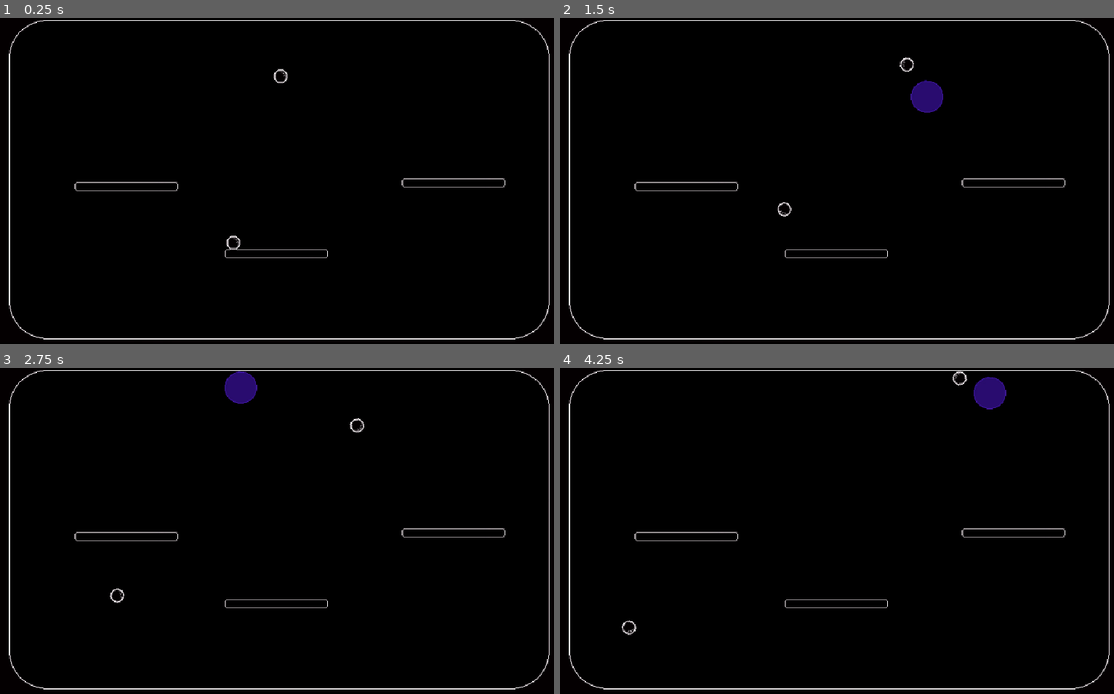
Above: before the commit, frames 1-4 (two rows, left to right).
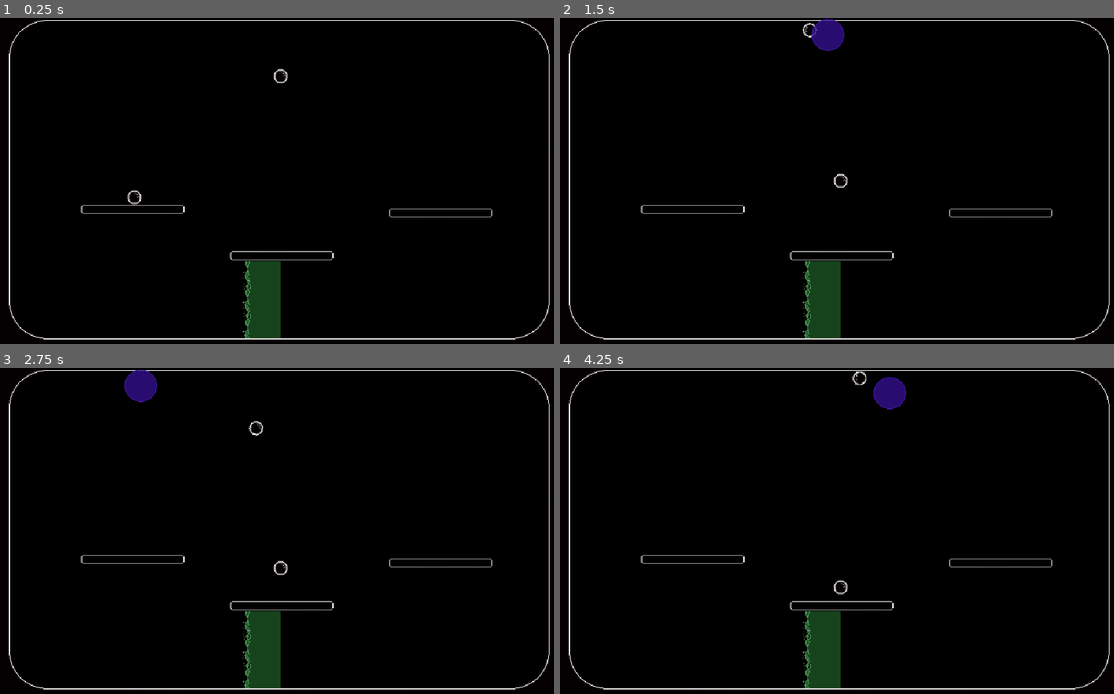
Above: after the commit, the same moments.

Repository: kyleyoung1121/BubbleBall
Game: Godot game, scene res://scenes & scripts/gameplay.tscn
The game is run twice, just before and just after one commit, with the same random seed, the same clock (stepped at 60 frames per second) and the same inputs.
Inputs:
- Up to frame 1 (0.25 s): no input
- Up to frame 2 (1.5 s): hold D (move_right) 0.53-1.28 s; tap Space (jump) at 0.6, 0.77, 1.07, 1.35 s; hold A (move_left) from 1.28 s (still down)
- Up to frame 3 (2.75 s): tap Space (jump) at 1.52, 1.82, 2.1 s; release A (move_left) at 2.03 s; hold D (move_right) from 2.03 s (still down)
- Up to frame 4 (4.25 s): tap Space (jump) at 2.85, 3.02, 3.32, 3.6, 3.77, 4.07 s; release D (move_right) at 3.53 s; hold A (move_left) from 3.53 s (still down)

The runs differ from the first frame. In frame 1, 2.3% of the frame differs, in the area x 13-92%, y 49-99%; in frame 2, 3.3%; in frame 3, 3.3%; in frame 4, 3.3%, in the area x 11-92%, y 0-99%.

Commit message:
Added Goals & Collision Layers

Diff:
--- a/project.godot
+++ b/project.godot
@@ -16,7 +16,7 @@
 
 [autoload]
 
-BubbleManager="*res://scenes & scripts/bubble_manager.gd"
+BubbleManager="*res://scenes & scripts/global/bubble_manager.gd"
 
 [display]
 
@@ -55,6 +55,14 @@
 ]
 }
 
+[layer_names]
+
+2d_physics/layer_1="TeamOne"
+2d_physics/layer_2="TeamTwo"
+2d_physics/layer_3="Ball"
+2d_physics/layer_4="Map"
+2d_physics/layer_5="Goal"
+
 [physics]
 
 2d/default_gravity=300.0
--- a/scenes & scripts/Player.gd
+++ b/scenes & scripts/Player.gd
@@ -9,6 +9,9 @@
 const DRAFT = -0.75
 const MAX_SPEED_X = 200.0
 const MAX_SPEED_Y = 300.0
+
+
+var team_name = 1
 
 
 func _physics_process(delta):
@@ -43,5 +46,6 @@
 func summon_bubble():
 	var bubble_instance = BUBBLE_SCENE.instantiate()
 	bubble_instance.position = self.position  # Set the bubble's position to the player's position
+	bubble_instance.set_team(team_name)
 	get_parent().add_child(bubble_instance)  # Add the bubble to the scene tree
 	BubbleManager.set_current_bubble(bubble_instance)
--- /dev/null
+++ b/scenes & scripts/ball.gd
@@ -0,0 +1,30 @@
+extends RigidBody2D
+
+
+signal goal_scored(team)
+
+
+func _ready():
+	set_contact_monitor(true)  # Enable contact monitoring
+	set_max_contacts_reported(5)
+
+
+
+func _process(delta):
+	var colliding_bodies = get_colliding_bodies()
+
+	for body in colliding_bodies:
+		if body.is_in_group("goal"):
+			var goal_node = body
+
+			# Assuming the goal has a method to get its team name
+			var team_name = goal_node.get_team_name()
+
+			# Print which goal was scored on
+			print("Ball scored on goal of team: ", team_name)
+
+			# Emit a signal with the team number
+			if team_name == 1:
+				emit_signal("goal_scored", 1)
+			elif team_name == 2:
+				emit_signal("goal_scored", 2)
--- a/scenes & scripts/ball.tscn
+++ b/scenes & scripts/ball.tscn
@@ -1,6 +1,7 @@
-[gd_scene load_steps=4 format=3 uid="uid://bf8cqxd6j6rof"]
+[gd_scene load_steps=5 format=3 uid="uid://bf8cqxd6j6rof"]
 
 [ext_resource type="Texture2D" uid="uid://crxsbserfg7oi" path="res://assets/sprites/basic_ball.png" id="1_cykut"]
+[ext_resource type="Script" path="res://scenes & scripts/ball.gd" id="1_npjng"]
 
 [sub_resource type="PhysicsMaterial" id="PhysicsMaterial_kt8fs"]
 friction = 0.8
@@ -12,6 +13,7 @@
 position = Vector2(323, 55)
 mass = 0.1
 physics_material_override = SubResource("PhysicsMaterial_kt8fs")
+script = ExtResource("1_npjng")
 metadata/_edit_group_ = true
 
 [node name="CollisionShape2D" type="CollisionShape2D" parent="." groups=["ball"]]
--- a/scenes & scripts/bubble.gd
+++ b/scenes & scripts/bubble.gd
@@ -1,10 +1,16 @@
 extends Node2D
+
 
 # Signal to emit when the bubble should apply an impulse to the ball
 signal exploded
 
+
 # Define the impulse to apply to the ball
 const IMPULSE = 30.0
+
+
+var team_name = null
+
 
 func _on_body_entered(body):
 	if body.is_in_group("ball"):
@@ -13,4 +19,16 @@
 		# Apply impulse to the ball
 		body.apply_central_impulse(direction * IMPULSE)
 		# Remove the bubble from the scene
-		queue_free()
+	queue_free()
+
+
+func set_team(given_team):
+	team_name = given_team
+	if given_team == 1:
+		$Area2D.collision_layer = 0b00000001  # Layer 1 (Team 1)
+		$Area2D.collision_mask = 0b00000110  # Collide with Layer 2 & 3 (Team 2 & Ball)
+	elif given_team == 2:
+		$Area2D.collision_layer = 0b00000010  # Layer 2 (Team 2)
+		$Area2D.collision_mask = 0b00000101  # Collide with Layer 1 (Team 1 & Ball)
+	else:
+		print("Bubble: Invalid team number")
--- a/scenes & scripts/bubble.tscn
+++ b/scenes & scripts/bubble.tscn
@@ -13,6 +13,8 @@
 texture = ExtResource("2_08s7j")
 
 [node name="Area2D" type="Area2D" parent="."]
+collision_layer = 0
+collision_mask = 4
 
 [node name="CollisionShape2D" type="CollisionShape2D" parent="Area2D"]
 scale = Vector2(1.685, 1.685)
--- a/scenes & scripts/gameplay.tscn
+++ b/scenes & scripts/gameplay.tscn
@@ -1,19 +1,18 @@
-[gd_scene load_steps=10 format=3 uid="uid://bkaskjofg0e42"]
+[gd_scene load_steps=11 format=3 uid="uid://bkaskjofg0e42"]
 
 [ext_resource type="Script" path="res://scenes & scripts/gameplay.gd" id="1_wjm3a"]
 [ext_resource type="Texture2D" uid="uid://cnf2eiyqjveif" path="res://assets/sprites/basic_platform.png" id="2_g4s13"]
+[ext_resource type="PackedScene" uid="uid://cv7gh6sgss3m" path="res://scenes & scripts/platform.tscn" id="2_uwxlj"]
 [ext_resource type="Texture2D" uid="uid://dyjxtoj7clmvb" path="res://assets/sprites/basic_border.png" id="3_m5bcj"]
-[ext_resource type="Texture2D" uid="uid://crxsbserfg7oi" path="res://assets/sprites/basic_ball.png" id="3_ryj0y"]
 [ext_resource type="PackedScene" uid="uid://bf8cqxd6j6rof" path="res://scenes & scripts/ball.tscn" id="4_0fchy"]
-[ext_resource type="Script" path="res://scenes & scripts/Player.gd" id="5_r4plt"]
+[ext_resource type="PackedScene" uid="uid://6mytvone5yik" path="res://scenes & scripts/player.tscn" id="5_52syx"]
+[ext_resource type="PackedScene" uid="uid://ceeixme1jgg1c" path="res://scenes & scripts/goal.tscn" id="7_m1xtc"]
+[ext_resource type="Texture2D" uid="uid://ryuqaupmt72j" path="res://assets/sprites/basic_green_goal.png" id="8_lk5ge"]
 
-[sub_resource type="RectangleShape2D" id="RectangleShape2D_uyt2j"]
-size = Vector2(20.1257, 18.7264)
+[sub_resource type="RectangleShape2D" id="RectangleShape2D_jc2qs"]
 
-[sub_resource type="PhysicsMaterial" id="PhysicsMaterial_ld8eo"]
-bounce = 0.1
-
-[sub_resource type="CircleShape2D" id="CircleShape2D_ol2h7"]
+[sub_resource type="RectangleShape2D" id="RectangleShape2D_6jqs6"]
+size = Vector2(22.5519, 50.4451)
 
 [node name="Gameplay" type="Node2D"]
 script = ExtResource("1_wjm3a")
@@ -25,44 +24,10 @@
 color = Color(0, 0, 0, 1)
 polygon = PackedVector2Array(0, 0, 640, 0, 640, 360, 0, 360)
 
-[node name="Platform01" type="StaticBody2D" parent="."]
-position = Vector2(318, 259)
-metadata/_edit_group_ = true
-
-[node name="Sprite2D" type="Sprite2D" parent="Platform01"]
-scale = Vector2(0.333, 0.333)
-texture = ExtResource("2_g4s13")
-
-[node name="CollisionShape2D" type="CollisionShape2D" parent="Platform01"]
-scale = Vector2(5.545, 0.487)
-shape = SubResource("RectangleShape2D_uyt2j")
-
-[node name="Platform02" type="StaticBody2D" parent="."]
-position = Vector2(513, 181)
-metadata/_edit_group_ = true
-
-[node name="Sprite2D" type="Sprite2D" parent="Platform02"]
-scale = Vector2(0.333, 0.333)
-texture = ExtResource("2_g4s13")
-
-[node name="CollisionShape2D" type="CollisionShape2D" parent="Platform02"]
-scale = Vector2(5.545, 0.487)
-shape = SubResource("RectangleShape2D_uyt2j")
-
-[node name="Platform03" type="StaticBody2D" parent="."]
-position = Vector2(153, 185)
-metadata/_edit_group_ = true
-
-[node name="Sprite2D" type="Sprite2D" parent="Platform03"]
-scale = Vector2(0.333, 0.333)
-texture = ExtResource("2_g4s13")
-
-[node name="CollisionShape2D" type="CollisionShape2D" parent="Platform03"]
-scale = Vector2(5.545, 0.487)
-shape = SubResource("RectangleShape2D_uyt2j")
-
 [node name="LevelBounds" type="StaticBody2D" parent="."]
 position = Vector2(320, 180)
+collision_layer = 8
+collision_mask = 7
 
 [node name="Sprite2D" type="Sprite2D" parent="LevelBounds"]
 scale = Vector2(0.333, 0.333)
@@ -72,18 +37,57 @@
 polygon = PackedVector2Array(-258, -177, 261, -177, 276, -172, 291, -158, 297, -140, 297, 136, 293, 151, 282, 164, 261, 172, -258, 172, -276, 165, -289, 152, -295, 135, -295, -141, -289, -159, -275, -172, -259, -177, -259, -277, -423, -277, -423, 268, 409, 268, 409, -277, -258, -277)
 
 [node name="Ball" parent="." instance=ExtResource("4_0fchy")]
+collision_layer = 4
+collision_mask = 31
 
-[node name="Player" type="RigidBody2D" parent="."]
-position = Vector2(271, 242)
-mass = 0.3
-physics_material_override = SubResource("PhysicsMaterial_ld8eo")
-script = ExtResource("5_r4plt")
+[node name="Player" parent="." instance=ExtResource("5_52syx")]
+position = Vector2(162, 193)
+
+[node name="Platform1" parent="." instance=ExtResource("2_uwxlj")]
+position = Vector2(324, 261)
 metadata/_edit_group_ = true
 
-[node name="CollisionShape2D" type="CollisionShape2D" parent="Player"]
-scale = Vector2(0.785, 0.785)
-shape = SubResource("CircleShape2D_ol2h7")
+[node name="Sprite2D" parent="Platform1" index="0"]
+texture = ExtResource("2_g4s13")
 
-[node name="Sprite2D" type="Sprite2D" parent="Player"]
-scale = Vector2(0.333, 0.333)
-texture = ExtResource("3_ryj0y")
+[node name="CollisionShape2D" parent="Platform1" index="1"]
+shape = SubResource("RectangleShape2D_jc2qs")
+
+[node name="Platform2" parent="." instance=ExtResource("2_uwxlj")]
+position = Vector2(499, 214)
+metadata/_edit_group_ = true
+
+[node name="Sprite2D" parent="Platform2" index="0"]
+texture = ExtResource("2_g4s13")
+
+[node name="CollisionShape2D" parent="Platform2" index="1"]
+shape = SubResource("RectangleShape2D_jc2qs")
+
+[node name="Platform3" parent="." instance=ExtResource("2_uwxlj")]
+position = Vector2(160, 210)
+metadata/_edit_group_ = true
+
+[node name="Sprite2D" parent="Platform3" index="0"]
+texture = ExtResource("2_g4s13")
+
+[node name="CollisionShape2D" parent="Platform3" index="1"]
+shape = SubResource("RectangleShape2D_jc2qs")
+
+[node name="Goal" parent="." instance=ExtResource("7_m1xtc")]
+position = Vector2(302, 309)
+metadata/_edit_group_ = true
+
+[node name="Sprite2D" parent="Goal" index="0"]
+texture = ExtResource("8_lk5ge")
+
+[node name="StaticBody2D" parent="Goal" index="1"]
+team_name = 1
+
+[node name="CollisionShape2D" parent="Goal/StaticBody2D" index="0"]
+position = Vector2(3, 0.5)
+shape = SubResource("RectangleShape2D_6jqs6")
+
+[editable path="Platform1"]
+[editable path="Platform2"]
+[editable path="Platform3"]
+[editable path="Goal"]
--- /dev/null
+++ b/scenes & scripts/goal.gd
@@ -0,0 +1,8 @@
+extends StaticBody2D
+
+
+@export var team_name: int
+
+
+func get_team_name():
+	return team_name
--- /dev/null
+++ b/scenes & scripts/goal.tscn
@@ -0,0 +1,16 @@
+[gd_scene load_steps=2 format=3 uid="uid://ceeixme1jgg1c"]
+
+[ext_resource type="Script" path="res://scenes & scripts/goal.gd" id="1_t6fm4"]
+
+[node name="Goal" type="Node2D" groups=["goal"]]
+
+[node name="Sprite2D" type="Sprite2D" parent="." groups=["goal"]]
+scale = Vector2(0.333, 0.333)
+
+[node name="StaticBody2D" type="StaticBody2D" parent="." groups=["goal"]]
+collision_layer = 16
+collision_mask = 4
+script = ExtResource("1_t6fm4")
+
+[node name="CollisionShape2D" type="CollisionShape2D" parent="StaticBody2D" groups=["goal"]]
+scale = Vector2(1.685, 1.685)
--- /dev/null
+++ b/scenes & scripts/platform.tscn
@@ -0,0 +1,12 @@
+[gd_scene format=3 uid="uid://cv7gh6sgss3m"]
+
+[node name="Platform" type="StaticBody2D"]
+position = Vector2(318, 259)
+collision_layer = 8
+collision_mask = 7
+
+[node name="Sprite2D" type="Sprite2D" parent="."]
+scale = Vector2(0.333, 0.333)
+
+[node name="CollisionShape2D" type="CollisionShape2D" parent="."]
+scale = Vector2(5.545, 0.487)
--- /dev/null
+++ b/scenes & scripts/player.tscn
@@ -0,0 +1,24 @@
+[gd_scene load_steps=5 format=3 uid="uid://6mytvone5yik"]
+
+[ext_resource type="Script" path="res://scenes & scripts/player.gd" id="1_7rfqs"]
+[ext_resource type="Texture2D" uid="uid://crxsbserfg7oi" path="res://assets/sprites/basic_ball.png" id="2_b3bh1"]
+
+[sub_resource type="PhysicsMaterial" id="PhysicsMaterial_ld8eo"]
+bounce = 0.1
+
+[sub_resource type="CircleShape2D" id="CircleShape2D_ol2h7"]
+
+[node name="Player" type="RigidBody2D"]
+collision_mask = 15
+mass = 0.3
+physics_material_override = SubResource("PhysicsMaterial_ld8eo")
+script = ExtResource("1_7rfqs")
+metadata/_edit_group_ = true
+
+[node name="CollisionShape2D" type="CollisionShape2D" parent="."]
+scale = Vector2(0.785, 0.785)
+shape = SubResource("CircleShape2D_ol2h7")
+
+[node name="Sprite2D" type="Sprite2D" parent="."]
+scale = Vector2(0.333, 0.333)
+texture = ExtResource("2_b3bh1")
Binary file added: assets/sprites/basic_green_goal.png
Not shown, added: assets/sprites/basic_green_goal.png.import
Renamed: scenes & scripts/bubble_manager.gd -> scenes & scripts/global/bubble_manager.gd
Not shown, added: scenes & scripts/goa7EF1.tmp
Not shown, added: scenes & scripts/goa9509.tmp
